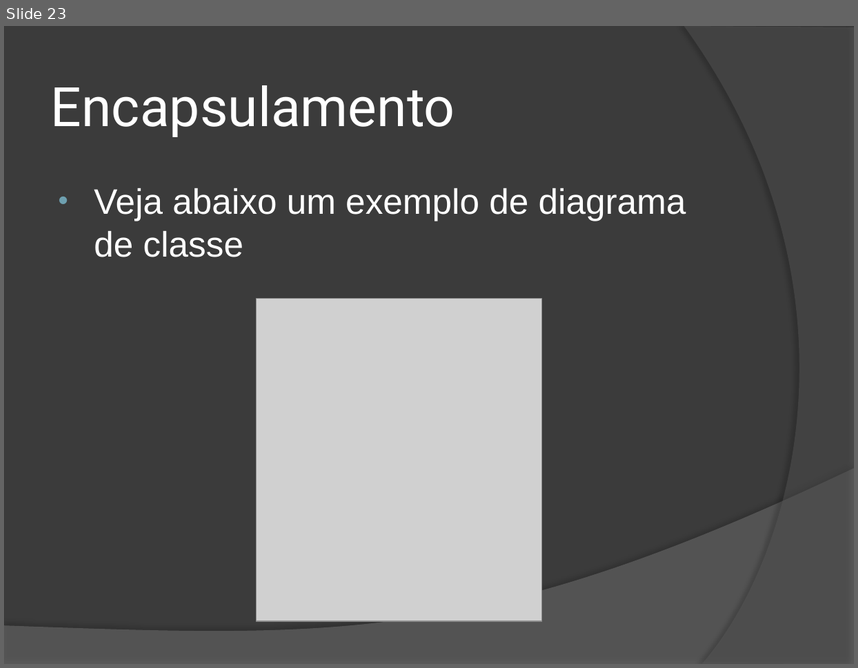
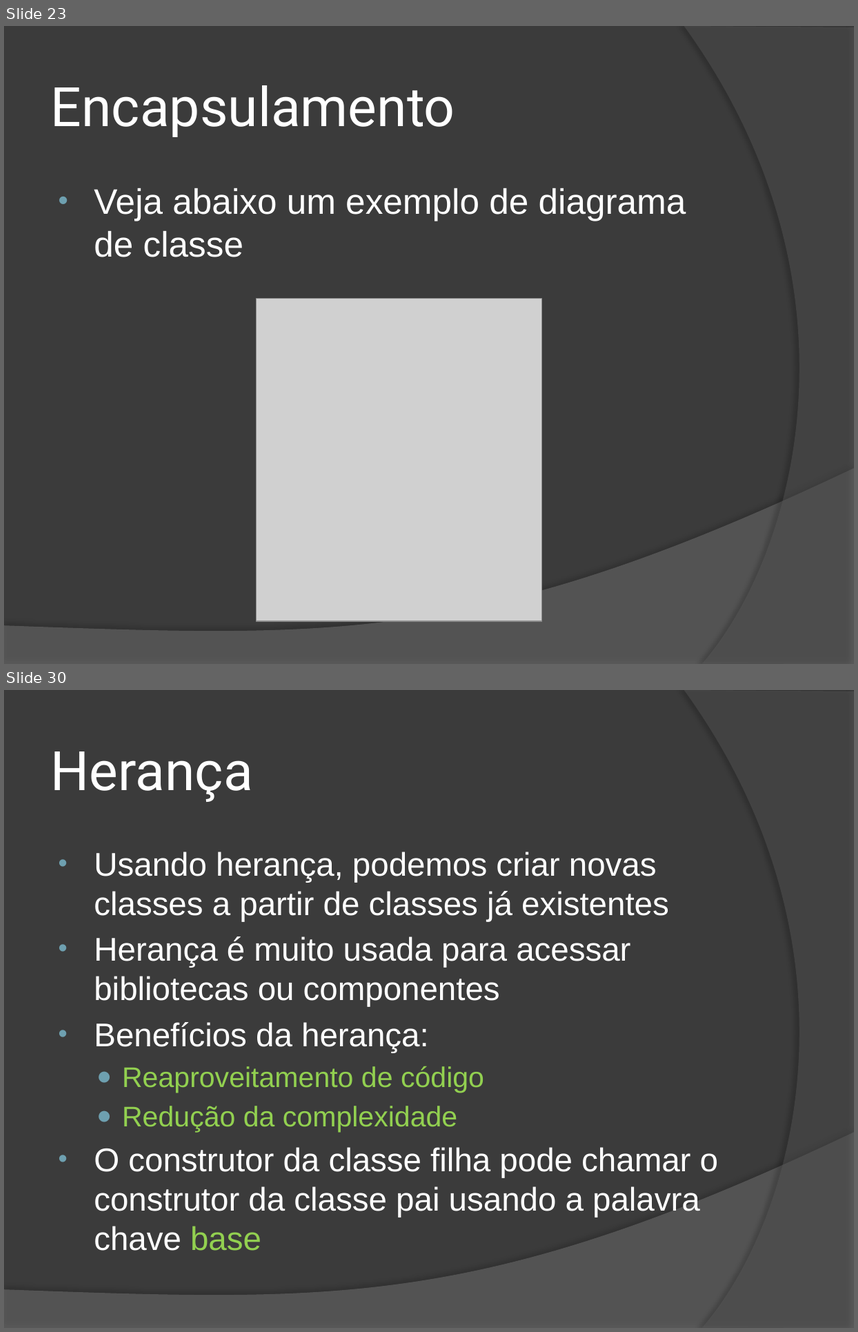
Before and after one commit to wind39/wind39.github.io, a slide deck: curso/modulo2capitulo1.pptx. Shown one above the other, each under a label of ours: slide 23 before the commit, slides 23 and 30 after it; the slides between them are not shown. The pictures are 858x668 and 858x1332 pixels, drawn with LibreOffice and Linux fonts; fonts in the diff are those of the drawing; grey boxes stand for pictures. Boxes give left, top, right and bottom in pixels: in the first picture for what was removed or moved away, otherwise in the second. Text is boxed around its words. In the diff, an @@ line names an element or a change of style, - is before the commit and + after.

```diff
--- a/curso/modulo2capitulo1.pptx
+++ b/curso/modulo2capitulo1.pptx
@@ slide 30 added at [4, 690, 854, 1328], background #3B3B3B; not listed: 2 template elements that a slide beside it also shows @@
@@ title added at [51, 751, 253, 802], 46 pt, text #FFFFFF @@
+Herança
@@ text added at [94, 851, 718, 1250], 27.8 pt, text #FFFFFF @@
+• Usando herança, podemos criar novas classes a partir de classes já existentes
+• Herança é muito usada para acessar bibliotecas ou componentes
+• Benefícios da herança:
+  ● Reaproveitamento de código
+  ● Redução da complexidade
+• O construtor da classe filha pode chamar o construtor da classe pai usando a palavra chave base
```
Also in this commit, not shown: 1 slide changed, 6 other slides added, 3 other files.
